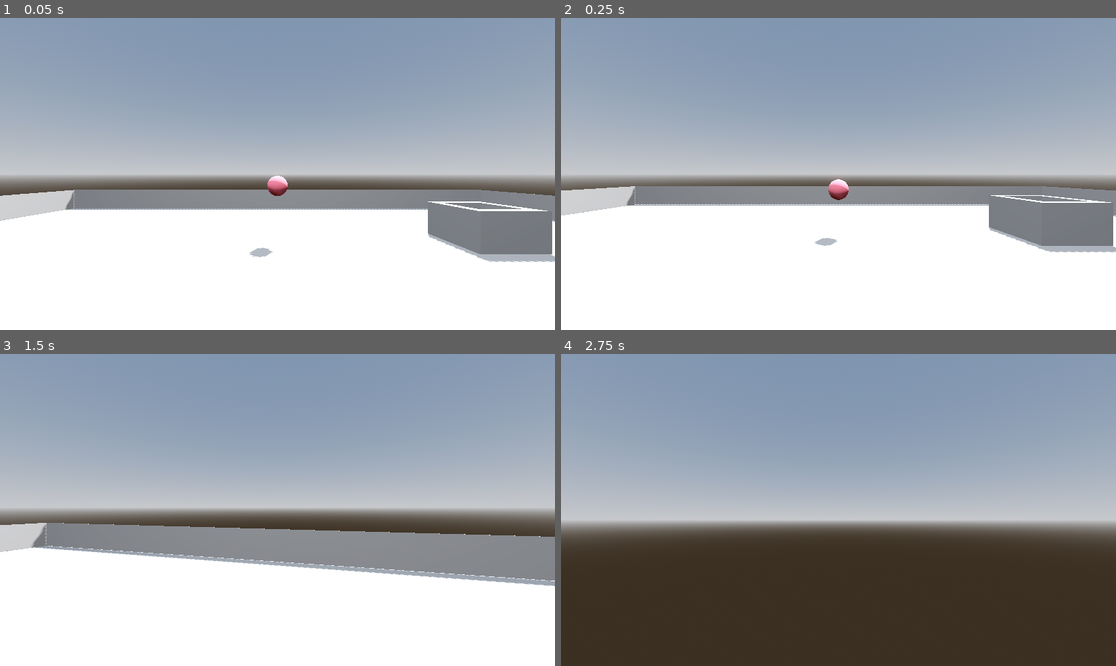
Above: before the commit, frames 1-4 (two rows, left to right).
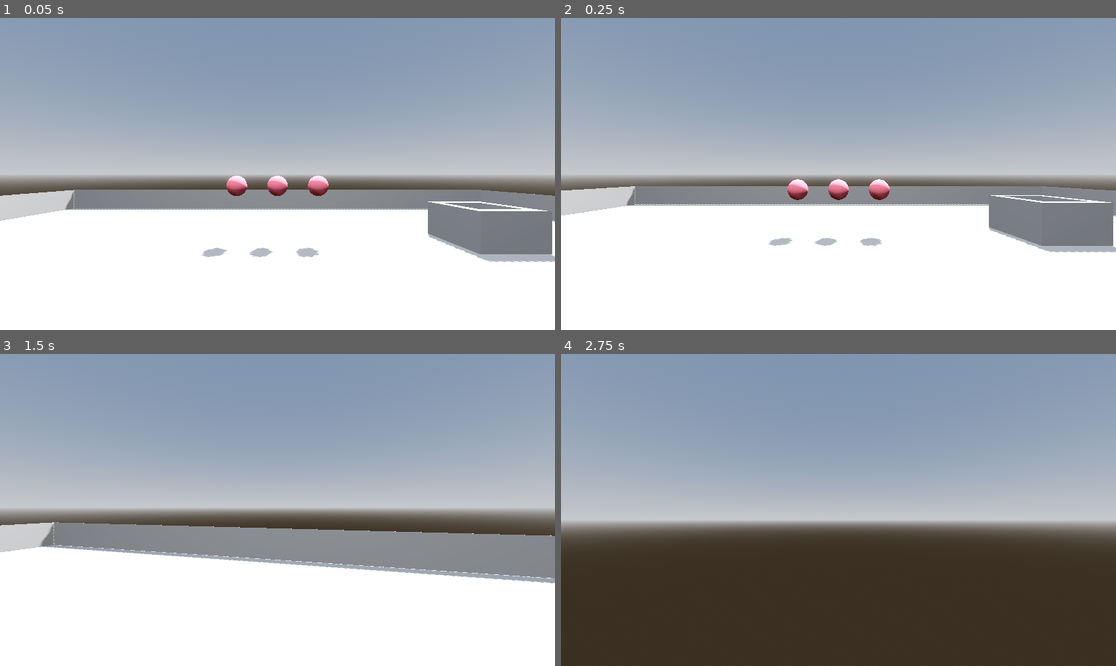
Above: after the commit, the same moments.

Repository: AutisticCrumbs/FoodTruckCartel
Game: Godot game, scene res://world.tscn
The game is run twice, just before and just after one commit, with the same random seed, the same clock (stepped at 60 frames per second) and the same inputs.
Inputs (mouse positions are in pixels of both pictures, inside the frame that each line leads up to):
- Up to frame 1 (0.05 s): no input
- Up to frame 2 (0.25 s): no input
- Up to frame 3 (1.5 s): tap Enter (ui_accept) at 0.5, 0.77 s; move the mouse to (305, 510) at 0.52 s; hold W (forward) from 0.53 s (still down); click (305, 510) at 0.6 s; move the mouse to (249, 510) at 1.27 s; click (249, 510) at 1.35 s
- Up to frame 4 (2.75 s): keep holding W (forward); tap Enter (ui_accept) at 1.52 s; move the mouse to (849, 503) at 2.02 s; click (849, 503) at 2.1 s

The runs differ from the first frame. In frame 1, 0.6% of the frame differs, in the area x 36-60%, y 50-77%; in frame 2, 0.5%; in frame 3, 1.8%, in the area x 0-100%, y 53-75%; in frame 4, nothing differs.

Commit message:
Make each burger local to scene
When a burger is cooked, each other uncooked burger will no longer cook automatically.

Diff:
--- a/Puckup Object Test/burger.tscn
+++ b/Puckup Object Test/burger.tscn
@@ -3,6 +3,7 @@
 [ext_resource type="Script" path="res://burger.gd" id="1_f1iie"]
 
 [sub_resource type="StandardMaterial3D" id="StandardMaterial3D_ptexi"]
+resource_local_to_scene = true
 albedo_color = Color(0.968627, 0.447059, 0.517647, 1)
 
 [sub_resource type="SphereMesh" id="SphereMesh_e0y44"]
--- a/Puckup Object Test/world.tscn
+++ b/Puckup Object Test/world.tscn
@@ -67,4 +67,10 @@
 [node name="Burger" parent="." instance=ExtResource("3_7b8mu")]
 transform = Transform3D(1, 0, 0, 0, 1, 0, 0, 0, 1, 0, 1, -5)
 
+[node name="Burger2" parent="." instance=ExtResource("3_7b8mu")]
+transform = Transform3D(1, 0, 0, 0, 1, 0, 0, 0, 1, 1, 1, -5)
+
+[node name="Burger3" parent="." instance=ExtResource("3_7b8mu")]
+transform = Transform3D(1, 0, 0, 0, 1, 0, 0, 0, 1, -1, 1, -5)
+
 [connection signal="body_entered" from="Totally Real Grilll/Stovetop" to="." method="_on_stovetop_body_entered"]
